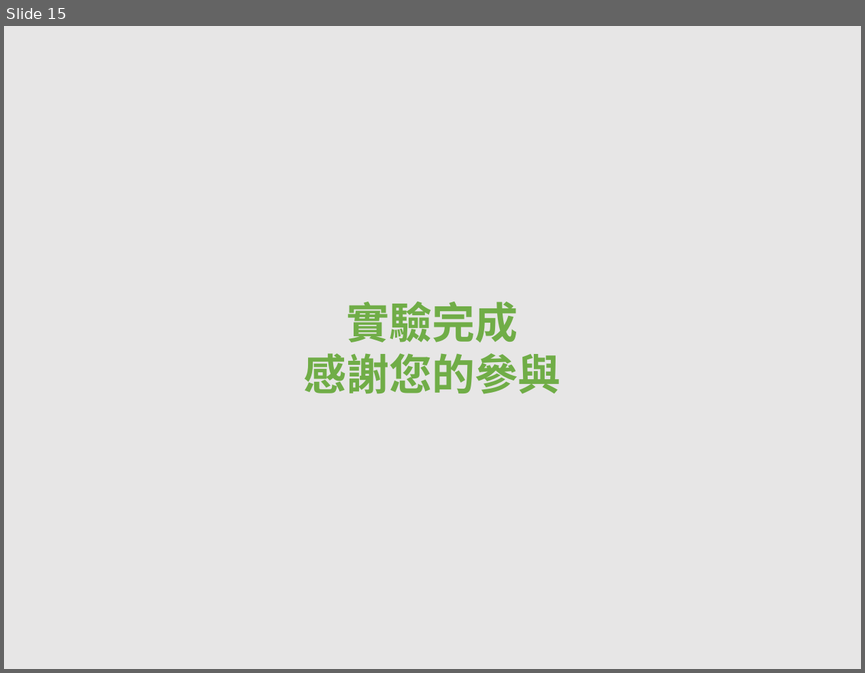
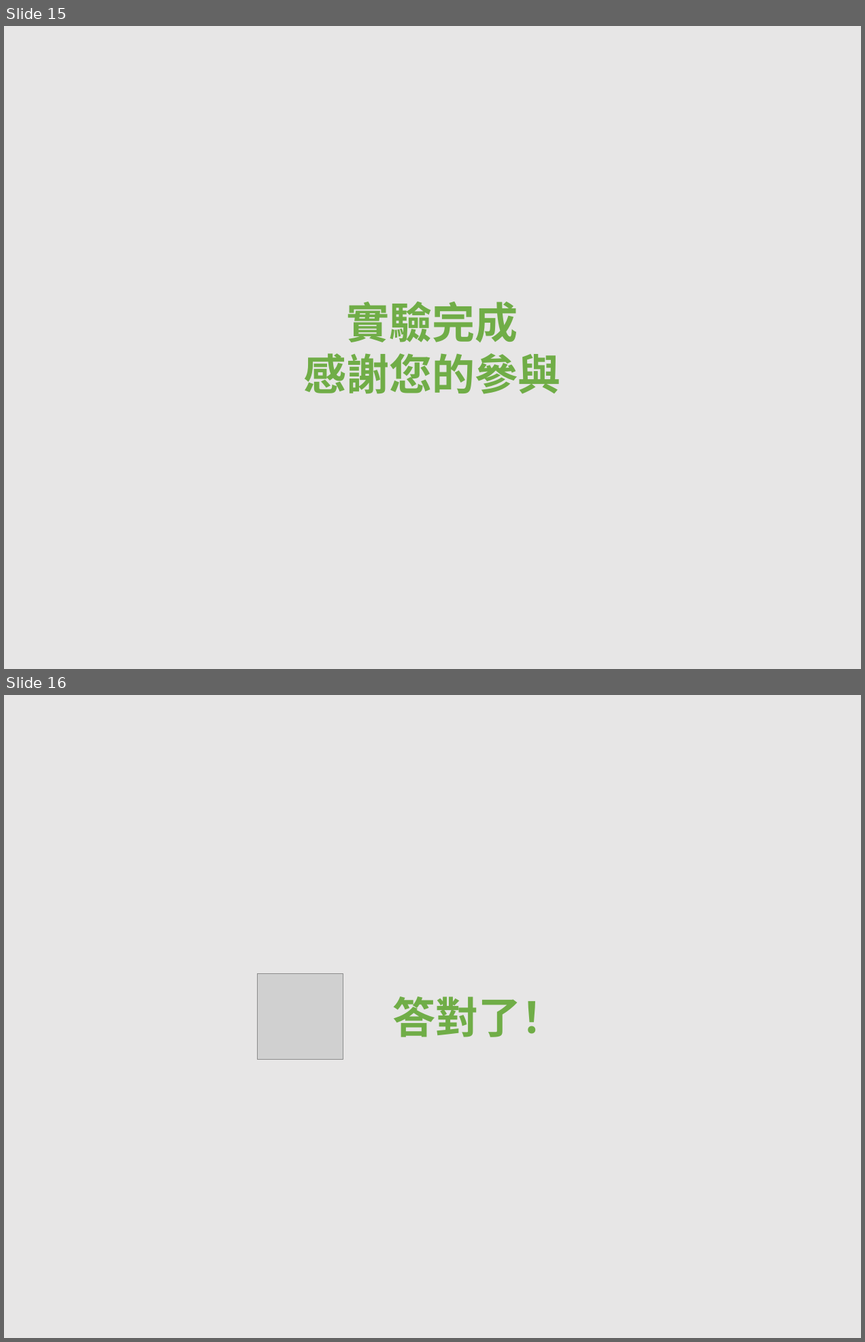
Before and after one commit to EJ-Chang/OSD-Study, a slide deck: WheelOSDtest/StimulusPNG.pptx. Shown one above the other, each under a label of ours: slide 15 before the commit, slides 15 and 16 after it. The pictures are 865x673 and 865x1342 pixels, drawn with LibreOffice and Linux fonts; fonts in the diff are those of the drawing; grey boxes stand for pictures. Boxes give left, top, right and bottom in pixels: in the first picture for what was removed or moved away, otherwise in the second. Text is boxed around its words. In the diff, an @@ line names an element or a change of style, - is before the commit and + after.

```diff
--- a/WheelOSDtest/StimulusPNG.pptx
+++ b/WheelOSDtest/StimulusPNG.pptx
@@ slide 16 added at (4, 695, 861, 1338), background #E7E6E6 @@
@@ picture added at (258, 974, 343, 1059) @@
@@ text added at (393, 996, 564, 1037), 36 pt, text #70AD47, bold @@
+答對了！
```
Also in this commit, not shown: 3 other slides added, 5 other files.
